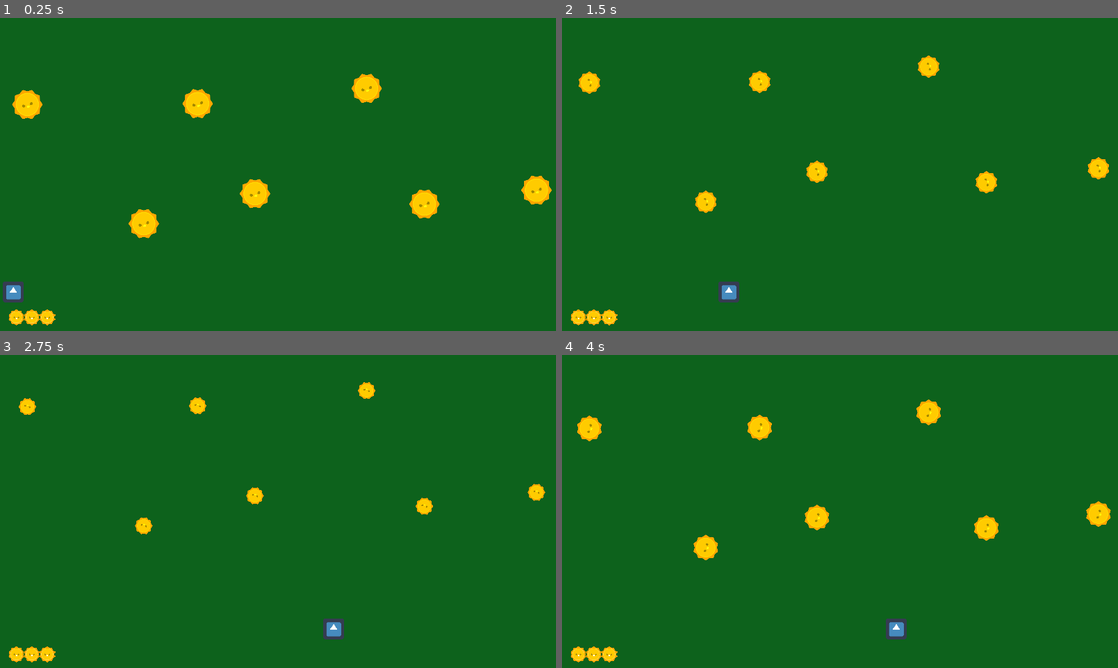
Above: before the commit, frames 1-4 (two rows, left to right).
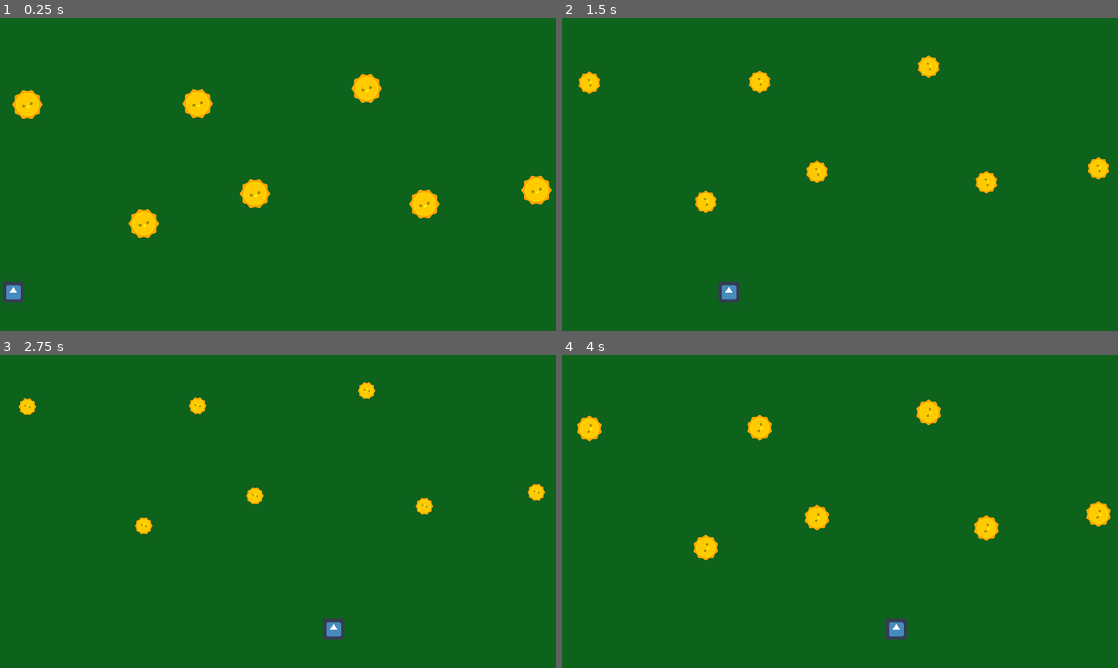
Above: after the commit, the same moments.

Repository: Szczocik/Pollinations_bee
Game: Godot game, scene res://World.tscn
Two runs of this game, one before a commit and one after it. Both use one fixed random seed, a clock stepped at 60 frames per second and the inputs below. The engine's default icon, where the game draws it, is replaced by a stand-in: a white triangle on a blue panel in a dark square.
Inputs (mouse positions are in pixels of both pictures, inside the frame that each line leads up to):
- Up to frame 1 (0.25 s): no input
- Up to frame 2 (1.5 s): move the mouse to (962, 158) at 0.52 s; move the mouse to (728, 190) at 1.27 s
- Up to frame 3 (2.75 s): move the mouse to (333, 442) at 2.02 s
- Up to frame 4 (4 s): move the mouse to (812, 574) at 2.77 s; move the mouse to (1006, 558) at 3.52 s

The runs differ from the first frame. In frame 1, 0.3% of the frame differs, in the area x 1-10%, y 93-99%; in frame 2, 0.3%; in frame 3, 0.3%; in frame 4, 0.3%.

Commit message:
GUI score

Diff:
--- a/GUI/HUD.tscn
+++ b/GUI/HUD.tscn
@@ -15,9 +15,9 @@
 anchor_bottom = 1.0
 margin_left = -620.0
 margin_top = -50.0
-margin_right = -477.0
+margin_right = -620.0
 margin_bottom = 98.0
-rect_min_size = Vector2( 143, 148 )
+rect_min_size = Vector2( 0, 148 )
 rect_scale = Vector2( 0.25, 0.25 )
 texture = ExtResource( 1 )
 expand = true
--- a/Player/Player.gd
+++ b/Player/Player.gd
@@ -3,7 +3,7 @@
 export (int) var min_move_speed = 200
 export (int) var max_move_speed = 350
 export (int) var stop_distance = 20
-export (int) var score = 3
+export (int) var score = 0
 export (int) var lost = 1
 export (PackedScene) var flower = preload("res://Flower/Flower.tscn")
 
@@ -42,9 +42,6 @@
 func add_score():
 	score += 1
 
-func down_score():
-	score -= 1
-
 func pollition_effect():
 	$Pollination.emitting = true
 	$ShakeAnimation.play("shake")
